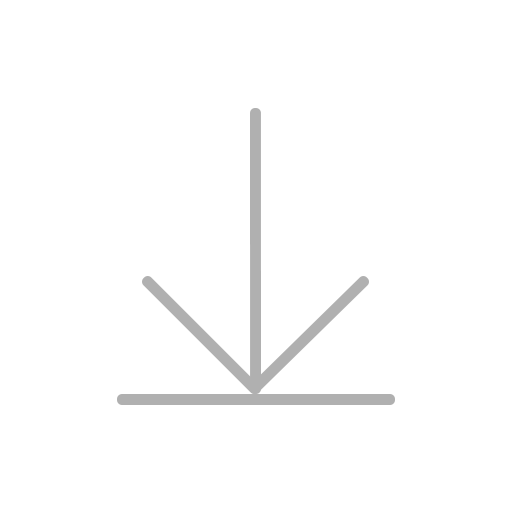
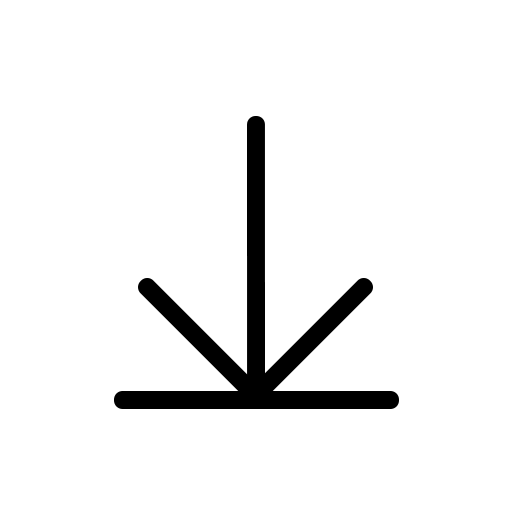
Layered file, before and after one edit (512 × 512). Changes by layer:
renamed "直线 3" to "直线 2", moved it above "矩形 2", painted on it over (248, 276, 373, 403)
painted on "直线 4" over (114, 391, 399, 409)
painted on "直线 2" (2nd of 2) over (138, 276, 263, 403)
painted on "直线 1" over (247, 108, 265, 409)
